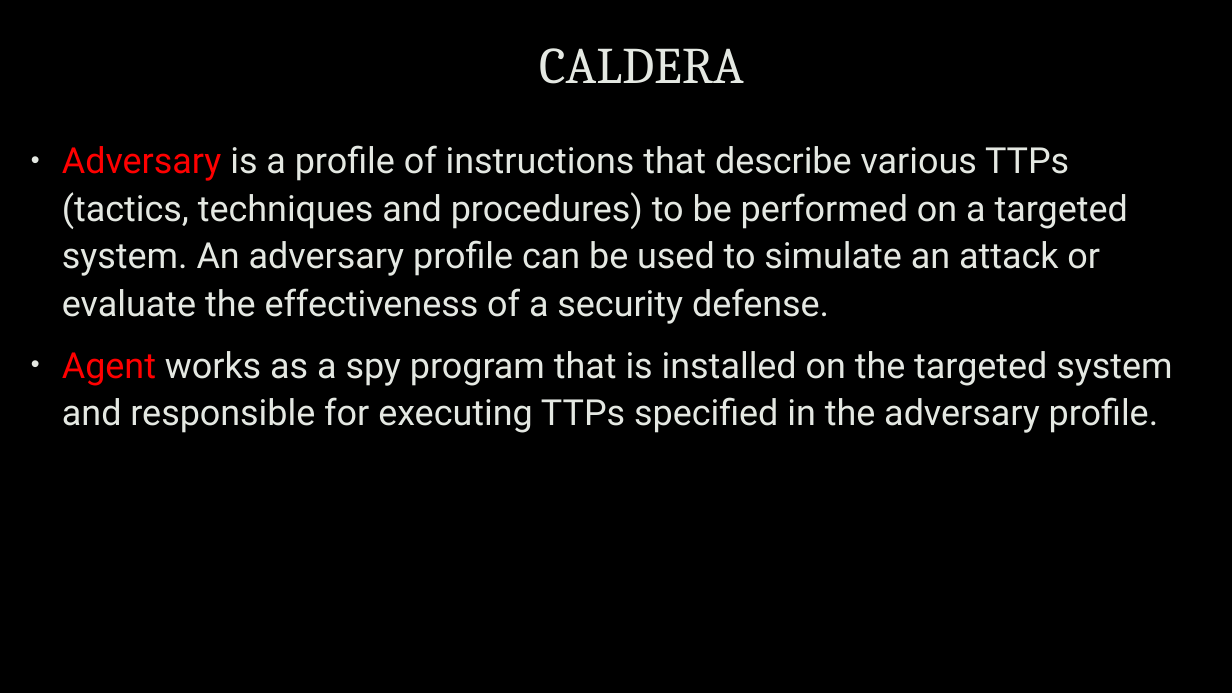
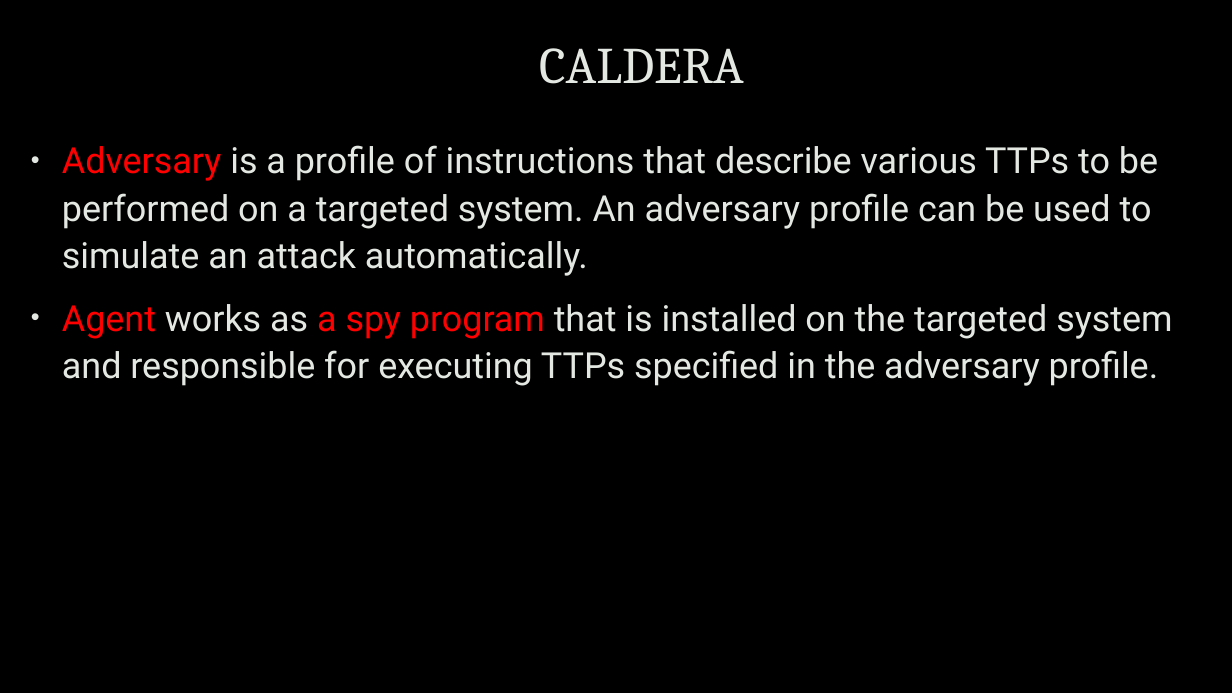
Before and after one commit to uwacyber/cits1003, a slide deck: slide 13 of cits1003-lecture_slides/CITS1003-7 Incidents-exercises.pptx (slide 12 before the commit). Drawn at 1232x693 pixels with LibreOffice and Linux fonts; fonts in the diff are those of the drawing; background and template pictures are left out. Boxes give left, top, right and bottom in pixels: in the first picture for what was removed or moved away, otherwise in the second. Text is boxed around its words. In the diff, an @@ line names an element or a change of style, - is before the commit and + after.

```diff
--- a/cits1003-lecture_slides/CITS1003-7 Incidents-exercises.pptx
+++ b/cits1003-lecture_slides/CITS1003-7 Incidents-exercises.pptx
@@ text at <box>62,145,1158,276</box>: text changed @@
-• Adversary is a profile of instructions that describe various TTPs (tactics, techniques and procedures) to be performed on a targeted system. An adversary profile can be used to simulate an attack or evaluate the effectiveness of a security defense.
+• Adversary is a profile of instructions that describe various TTPs to be performed on a targeted system. An adversary profile can be used to simulate an attack automatically.
@@ text at <box>62,304,1172,386</box>: text colour #E4E8E2 to #FF0000 in "a spy program" @@
```
Also in this commit, not shown: 16 other slides changed, 10 slides added, 12 slides removed.
